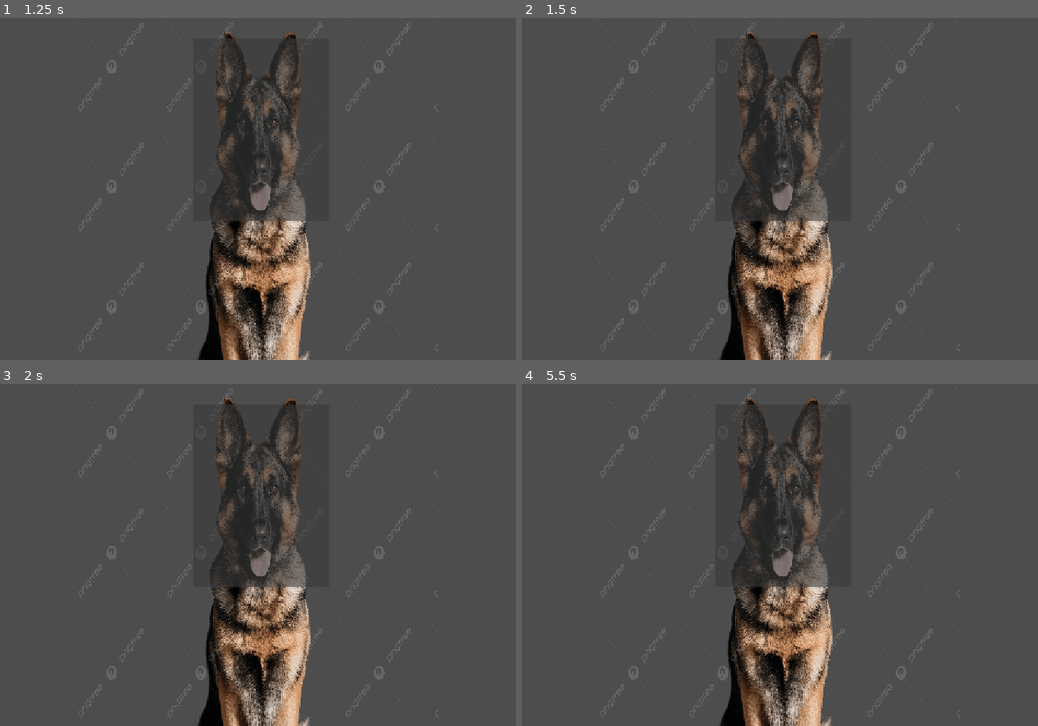
Above: before the commit, frames 1-4 (two rows, left to right).
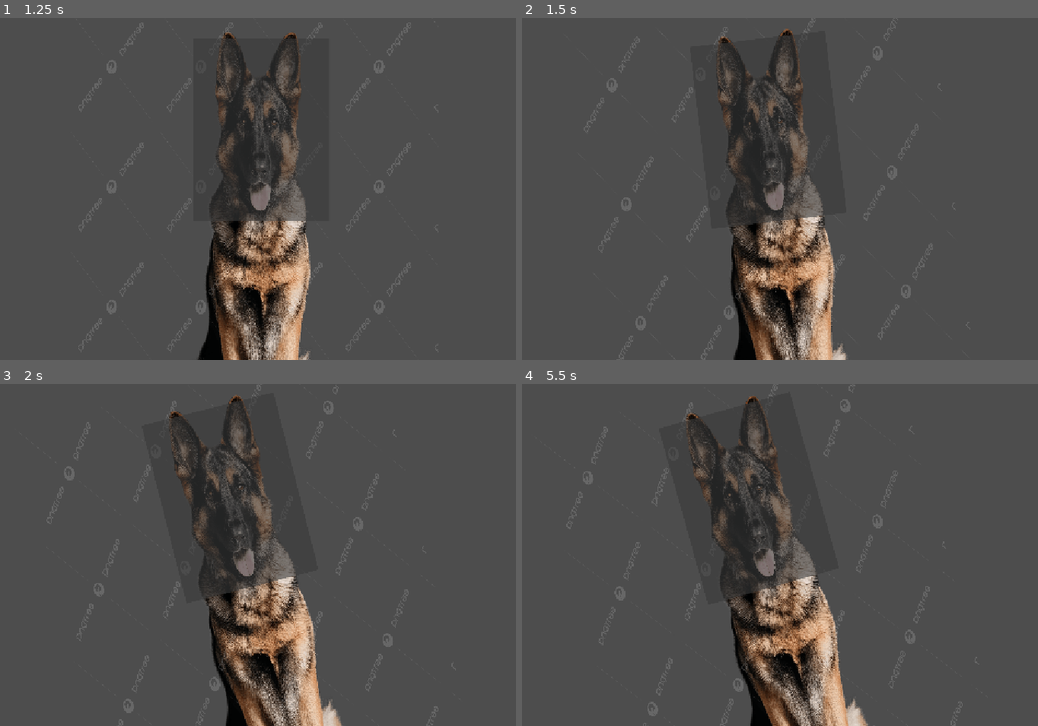
Above: after the commit, the same moments.

Repository: dapper-duck0/DogGameNGL
Game: Godot game, scene res://Scenes/Menu.tscn
Two runs of this game, one before a commit and one after it. Both use one fixed random seed, a clock stepped at 60 frames per second and the inputs below.
Inputs (mouse positions are in pixels of both pictures, inside the frame that each line leads up to; where the layout moved, square brackets give the same spot in the first picture):
- Up to frame 1 (1.25 s): click "Mini game 1" at 0.5 s
- Up to frame 2 (1.5 s): click (785, 130) at 1.25 s
- Up to frame 3 (2 s): no input
- Up to frame 4 (5.5 s): click (754, 496) [785, 496] at 2 s; click (764, 496) [785, 496] at 2.75 s; tap Enter at 3.5, 5 s; move the mouse to (919, 537) at 3.52 s; tap Space at 4.25 s; move the mouse to (661, 572) at 4.27 s; move the mouse to (841, 479) at 5.02 s

Frame 1 is identical in both runs. In frame 2, 11% of the frame differs, in the area x 11-87%, y 0-100%; in frame 3, 15%; in frame 4, 15%, in the area x 8-89%, y 0-100%.

Commit message:
Added dog shake pet heheheh

Diff:
--- a/newGameProject/Assets/Scripts/DogPet.gd
+++ b/newGameProject/Assets/Scripts/DogPet.gd
@@ -2,6 +2,7 @@
 
 var is_held = false
 var is_in_bounds = false
+@export var sprite: Sprite2D
 
 # Called when the node enters the scene tree for the first time.
 func _ready() -> void:
@@ -14,7 +15,7 @@
 # Called every frame. 'delta' is the elapsed time since the previous frame.
 func _process(delta: float) -> void:
 	if is_held and is_in_bounds:
-		print("Petting")
+		wiggle()
 
 func _on_button_down() -> void:
 	is_held = true
@@ -27,3 +28,7 @@
 
 func _on_exit() -> void:
 	is_in_bounds = false
+
+func wiggle() -> void:
+	var tween = create_tween()
+	tween.tween_property(sprite, "rotation_degrees", randf_range(-20, 20), 0.4)
--- a/newGameProject/Scenes/Ricardotest.tscn
+++ b/newGameProject/Scenes/Ricardotest.tscn
@@ -10,9 +10,10 @@
 scale = Vector2(0.28059998, 0.37833846)
 texture = ExtResource("1_g2e58")
 
-[node name="Button" type="Button" parent="DogWaiting" unique_id=2008423511]
+[node name="Button" type="Button" parent="DogWaiting" unique_id=2008423511 node_paths=PackedStringArray("sprite")]
 offset_left = -399.14465
 offset_top = -1091.6152
 offset_right = 518.02356
 offset_bottom = -174.44702
 script = ExtResource("2_hx38p")
+sprite = NodePath("..")
Not shown, added: newGameProject/MusicFLD/fast.wav.import
Not shown, added: newGameProject/MusicFLD/medium.wav.import
Not shown, added: newGameProject/MusicFLD/slow.wav.import
